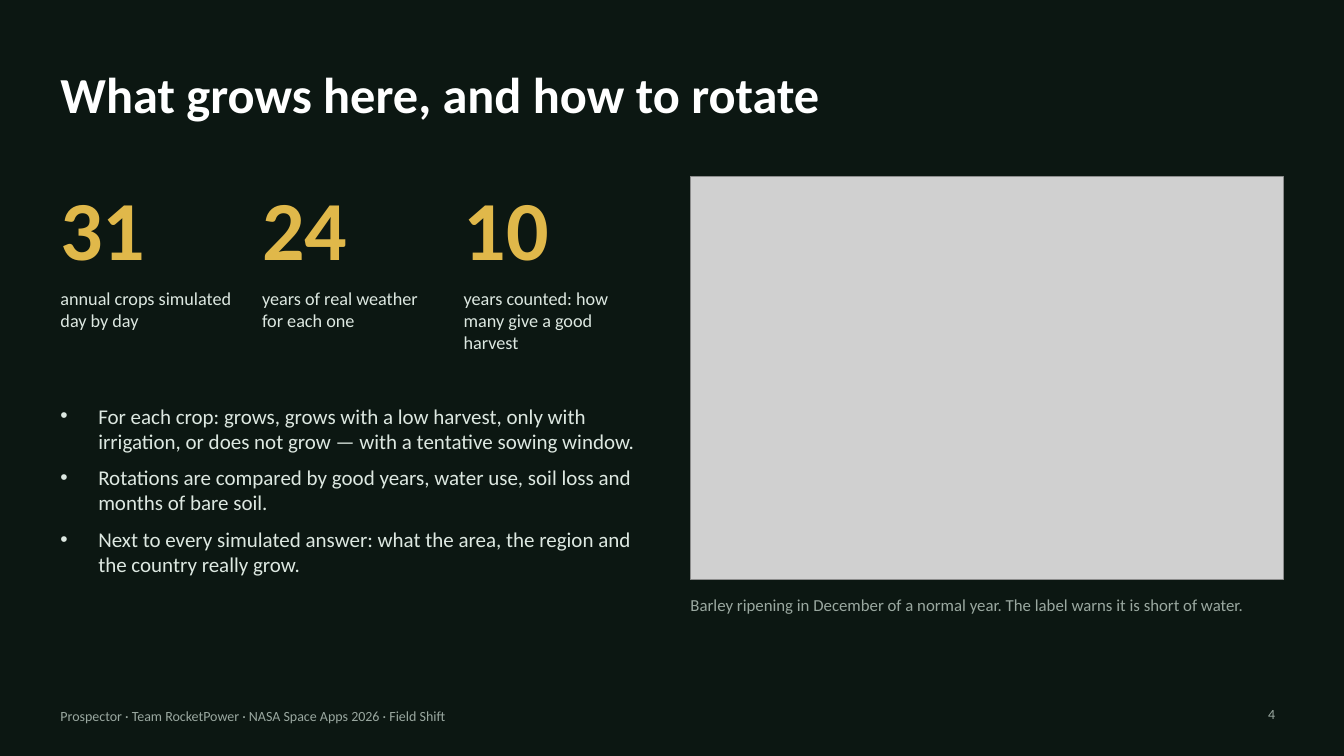
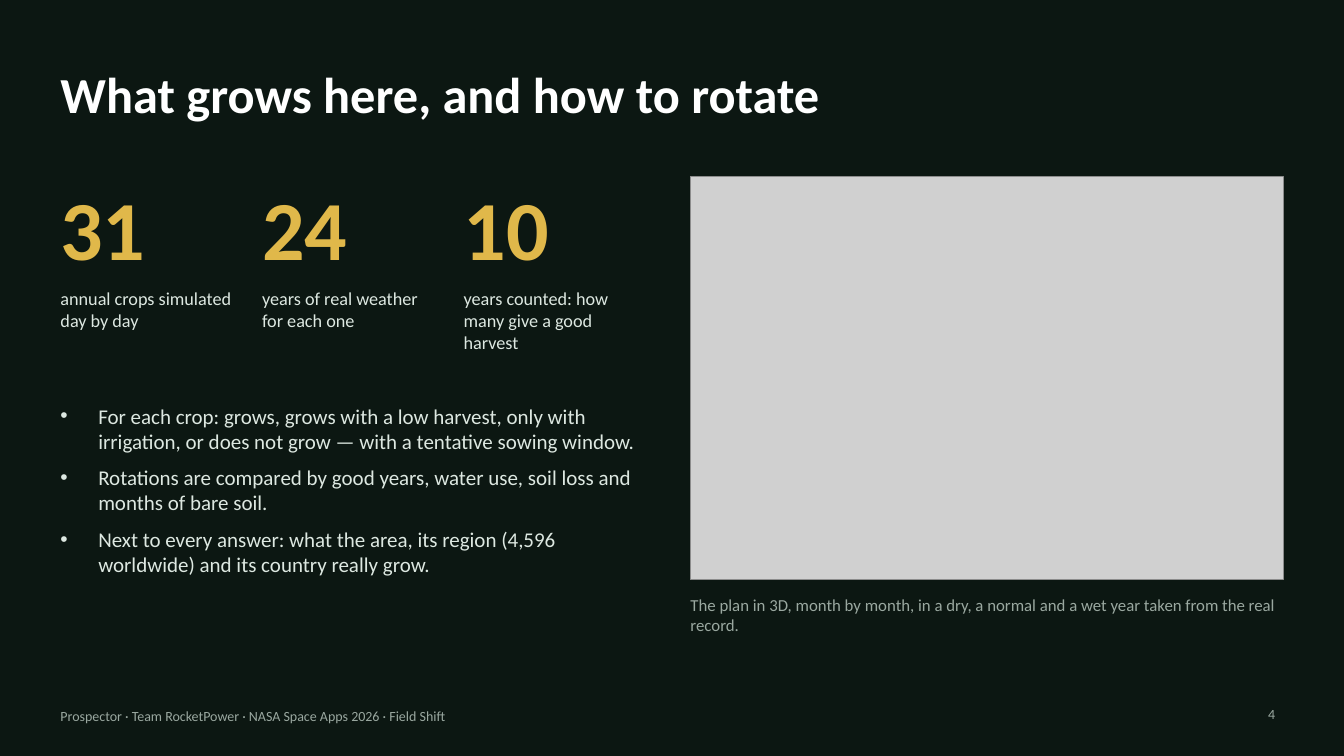
Before and after one commit to fergomezs2024/prospector-field-shift, a slide deck: slide 4 of docs/demo/Prospector_RocketPower_demo.pptx. Drawn at 1344x756 pixels with LibreOffice and Linux fonts; fonts in the diff are those of the drawing; grey boxes stand for pictures. Boxes give left, top, right and bottom in pixels: in the first picture for what was removed or moved away, otherwise in the second. Text is boxed around its words. In the diff, an @@ line names an element or a change of style, - is before the commit and + after.

```diff
--- a/docs/demo/Prospector_RocketPower_demo.pptx
+++ b/docs/demo/Prospector_RocketPower_demo.pptx
@@ text at box(98, 532, 555, 576): text changed @@
-• Next to every simulated answer: what the area, the region and the country really grow.
+• Next to every answer: what the area, its region (4,596 worldwide) and its country really grow.
@@ text at box(690, 599, 1275, 631): text changed @@
-Barley ripening in December of a normal year. The label warns it is short of water.
+The plan in 3D, month by month, in a dry, a normal and a wet year taken from the real record.
```
Also in this commit, not shown: 4 other slides changed, 1 slide added, 1 slide removed, 12 other files.
